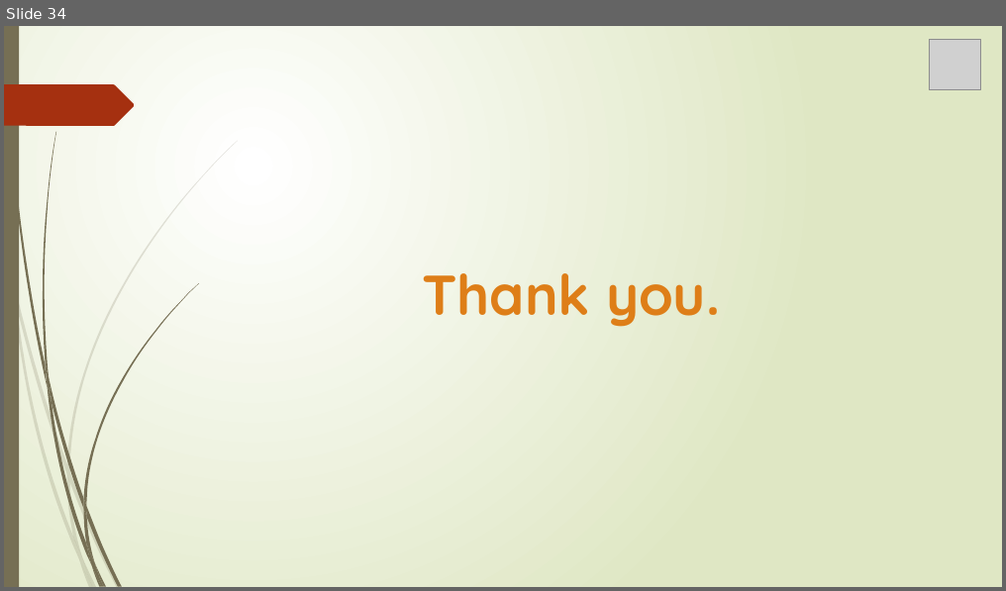
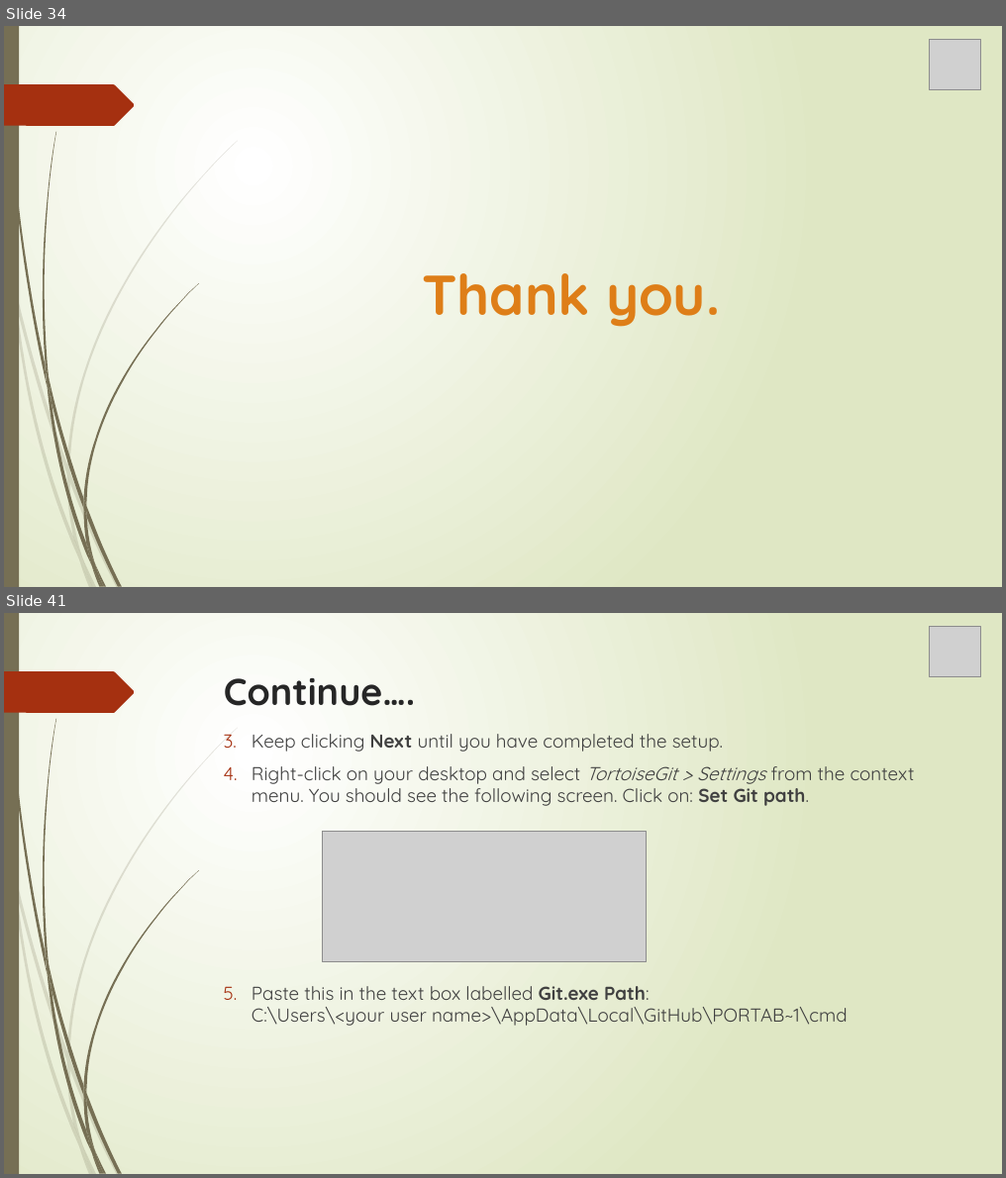
Before and after one commit to MaryGreeshma/testrepo, a slide deck: Git.pptx. Shown one above the other, each under a label of ours: slide 34 before the commit, slides 34 and 41 after it; the slides between them are not shown. The pictures are 1006x591 and 1006x1178 pixels, drawn with LibreOffice and Linux fonts; fonts in the diff are those of the drawing; grey boxes stand for pictures. Boxes give left, top, right and bottom in pixels: in the first picture for what was removed or moved away, otherwise in the second. Text is boxed around its words. In the diff, an @@ line names an element or a change of style, - is before the commit and + after.

```diff
--- a/Git.pptx
+++ b/Git.pptx
@@ slide 41 added at (4, 613, 1002, 1174), background gradient #FFFFFF to #DFE8C4; not listed: 24 template elements that a slide beside it also shows @@
@@ picture added at (930, 626, 980, 676) @@
@@ title added at (224, 678, 415, 706), 36 pt, text #262626, bold @@
+Continue….
@@ text added at (252, 734, 915, 1026), 18 pt, text #404040 @@
+3. Keep clicking Next until you have completed the setup.
+4. Right-click on your desktop and select TortoiseGit > Settings from the context menu. You should see the following screen. Click on: Set Git path.
+5. Paste this in the text box labelled Git.exe Path:
+   C:\Users\<your user name>\AppData\Local\GitHub\PORTAB~1\cmd
@@ picture added at (322, 832, 647, 962) @@
```
Also in this commit, not shown: 1 slide changed, 15 other slides added.
